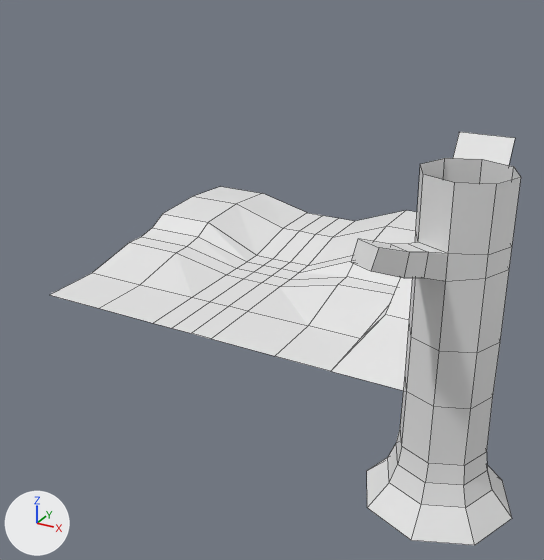
One commit to the Blender file Assets/Blender/terrain2.blend: the scene before it, then after it.
Both versions are drawn from a camera (50 mm lens) standing at (45.5, -81.5, 39.4) and looking at (4.6, -7.1, 2.3). Arrows for +X, +Y and +Z are at lower left; the lights stay in place. The first picture is the older version. Mesh edges are drawn as thin lines.

Script lines for the objects in view, before the commit:
```python
me_cylinder = bpy.data.meshes.new('Cylinder')
me_cylinder.from_pydata(...)  # 84 vertices, 76 faces; spans x -5.9..9.6, y 0.0..26.4, z -5.9..5.9
me_plane = bpy.data.meshes.new('Plane')
me_plane.from_pydata(...)  # 79 vertices, 63 faces; spans x -10.0..10.0, y -10.0..13.7, z 0.0..8.6
ob_cylinder = bpy.data.objects.new('Cylinder', me_cylinder)
ob_cylinder.location = (33.7, -33.2, 0.0)
ob_cylinder.rotation_euler = (1.571, 0.0, 4.712)  # degrees (90, 0, 270)
ob_plane = bpy.data.objects.new('Plane', me_plane)
ob_plane.location = (0.0, 0.0, 0.0)
ob_plane.rotation_euler = (0.0, 0.0, -1.571)  # degrees (0, 0, -90)
ob_plane.scale = (2.0, 2.0, 2.0)
```
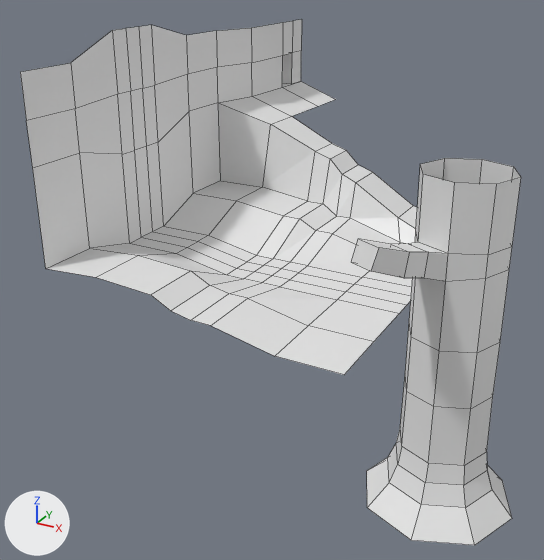
What differs and where, as boxes (x1, y1, x2, y2) in the pictures (544 x 560 px):
'Land', added
    after: (46, 81, 417, 375)
'Plane', deleted
    before: (50, 132, 515, 390)
'Keep', added
    after: (20, 19, 302, 268)

The change, as a diff of the scene's bpy script:
```diff
--- a/Assets/Blender/terrain2.blend.py
+++ b/Assets/Blender/terrain2.blend.py
@@ me_plane_001 @@
+me_plane_001.from_pydata(...)  # 48 vertices, 32 faces; spans x -22.6..-18.4, y -20.0..45.7, z 1.5..30.1
@@ me_plane_1 @@
+me_plane_1.from_pydata(...)  # 83 vertices, 65 faces; spans x -20.0..20.0, y -20.0..45.7, z 0.0..17.2
@@ ob_plane @@
-ob_plane = bpy.data.objects.new('Plane', me_plane)
-ob_plane.location = (0.0, 0.0, 0.0)
-ob_plane.rotation_euler = (0.0, 0.0, -1.571)  # degrees (0, 0, -90)
-ob_plane.scale = (2.0, 2.0, 2.0)
@@ ob_keep @@
+ob_keep = bpy.data.objects.new('Keep', me_plane_001)
+ob_keep.location = (0.0, 0.0, 0.0)
@@ ob_land @@
+ob_land = bpy.data.objects.new('Land', me_plane_1)
+ob_land.location = (0.0, 0.0, 0.0)
```
